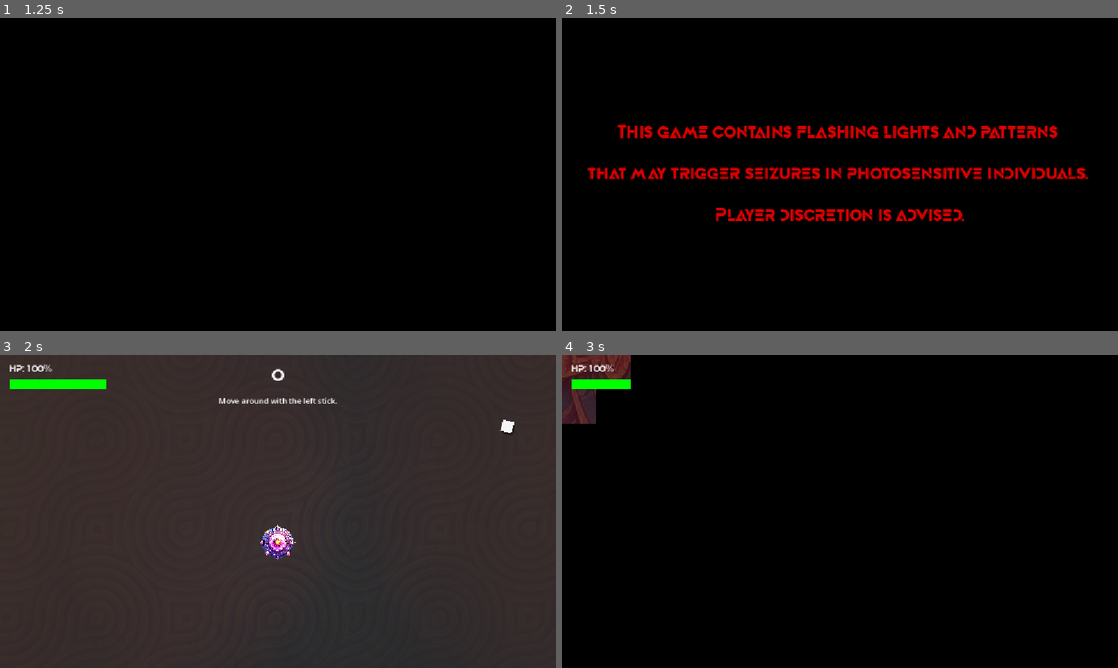
Above: before the commit, frames 1-4 (two rows, left to right).
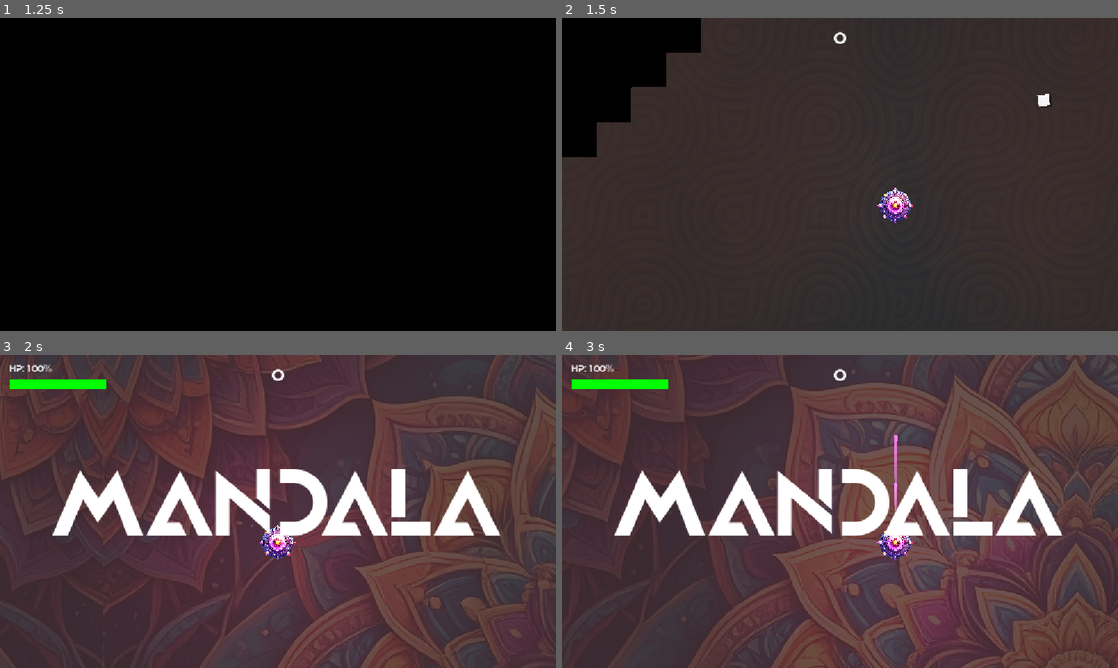
Above: after the commit, the same moments.

Repository: howardkam/Blockade
Game: Godot game, scene res://title.tscn
The game is run twice, just before and just after one commit, with the same random seed, the same clock (stepped at 60 frames per second) and the same inputs. Sound files missing from this copy of the repository are replaced by a short silence.
Inputs:
- Up to frame 1 (1.25 s): tap Enter (start) at 0.5 s; hold D (right) from 0.53 s (still down); hold Enter (start) from 0.53 s (still down)
- Up to frame 2 (1.5 s): release D (right) at 1.28 s; release Enter (start) at 1.28 s; hold S (down) from 1.28 s (still down); tap Keypad Enter at 1.35 s
- Up to frame 3 (2 s): keep holding S (down)
- Up to frame 4 (3 s): release S (down) at 2.03 s; hold D (right) 2.03-2.78 s; hold Enter (start) 2.03-2.78 s; hold I (shootup) from 2.78 s (still down); tap Keypad Enter at 2.85 s

Frame 1 is identical in both runs. In frame 2, 93% of the frame differs, in the area x 0-100%, y 0-100%; in frame 3, 51%; in frame 4, 99%.

Commit message:
UI changes

Diff:
--- a/title.gd
+++ b/title.gd
@@ -4,7 +4,7 @@
 
 @export var animation_duration: float = 4.0
 @export var auto_transition_time: float = 6.0
-@export_file("*.tscn") var next_scene: String = "res://title_2.tscn"
+@export_file("*.tscn") var next_scene: String = "res://tutorial.tscn"
 
 var has_transitioned: bool = false
 
--- a/title_2.gd
+++ b/title_2.gd
@@ -1,6 +1,4 @@
 extends Node2D
-
-@onready var label: Label = $CanvasLayer/CenterContainer/Label
 
 @export var auto_transition_time: float = 10.0
 @export_file("*.tscn") var next_scene: String = "res://tutorial.tscn"
--- a/title_2.tscn
+++ b/title_2.tscn
@@ -1,39 +1,101 @@
 [gd_scene format=3 uid="uid://k2cyewybyv7q"]
 
 [ext_resource type="Script" uid="uid://cjt2rwe7wdmss" path="res://title_2.gd" id="1_4jmse"]
-[ext_resource type="FontFile" uid="uid://cpglhhyirxx6b" path="res://Assets/movement/Movement.ttf" id="2_i0obi"]
+[ext_resource type="Texture2D" uid="uid://y426vrahnuqm" path="res://Assets/CML-logo.png" id="2_i0obi"]
+[ext_resource type="FontFile" uid="uid://cpglhhyirxx6b" path="res://Assets/movement/Movement.ttf" id="3_5q3wh"]
+
+[sub_resource type="Gradient" id="Gradient_glow"]
+offsets = PackedFloat32Array(0.07471264, 1)
+colors = PackedColorArray(1, 0.22352941, 0, 0.8, 1, 1, 1, 0)
+
+[sub_resource type="GradientTexture2D" id="GradientTexture2D_glow"]
+gradient = SubResource("Gradient_glow")
+width = 512
+height = 512
+fill = 1
+fill_from = Vector2(0.5, 0.5)
+fill_to = Vector2(0.5, 0)
 
 [node name="title2" type="Node2D" unique_id=1285590558]
 script = ExtResource("1_4jmse")
 
 [node name="CanvasLayer" type="CanvasLayer" parent="." unique_id=1582421150]
 
-[node name="CenterContainer" type="CenterContainer" parent="CanvasLayer" unique_id=543211234]
+[node name="Control" type="Control" parent="CanvasLayer" unique_id=739372902]
+layout_mode = 3
 anchors_preset = 15
 anchor_right = 1.0
 anchor_bottom = 1.0
 grow_horizontal = 2
 grow_vertical = 2
 
-[node name="Label" type="Label" parent="CanvasLayer/CenterContainer" unique_id=1967395472]
+[node name="VBoxContainer" type="VBoxContainer" parent="CanvasLayer/Control" unique_id=2108382207]
+layout_mode = 1
+anchors_preset = 8
+anchor_left = 0.5
+anchor_top = 0.5
+anchor_right = 0.5
+anchor_bottom = 0.5
+offset_left = -300.0
+offset_top = -250.0
+offset_right = 300.0
+offset_bottom = 250.0
+grow_horizontal = 2
+grow_vertical = 2
+theme_override_constants/separation = 20
+alignment = 1
+
+[node name="Label" type="Label" parent="CanvasLayer/Control/VBoxContainer" unique_id=330507161]
 layout_mode = 2
-theme_override_colors/font_color = Color(1, 0, 0, 1)
-theme_override_fonts/font = ExtResource("2_i0obi")
-theme_override_font_sizes/font_size = 40
-text = "This game contains flashing lights and patterns
-
-that may trigger seizures in photosensitive individuals.
-
-Player discretion is advised."
+theme_override_colors/font_color = Color(1, 0.21568628, 0.015686275, 1)
+theme_override_fonts/font = ExtResource("3_5q3wh")
+theme_override_font_sizes/font_size = 33
+text = "IN PARTNERSHIP WITH
+ROOSEVELT HIGH SCHOOL
+CREATIVE MEDIA LAB"
 horizontal_alignment = 1
 vertical_alignment = 1
-metadata/_edit_use_anchors_ = true
 
-[node name="Background" type="ColorRect" parent="CanvasLayer" unique_id=872094729]
-z_index = -1
-anchors_preset = 15
-anchor_right = 1.0
-anchor_bottom = 1.0
+[node name="LogoContainer" type="Control" parent="CanvasLayer/Control/VBoxContainer" unique_id=1163788506]
+custom_minimum_size = Vector2(0, 300)
+layout_mode = 2
+
+[node name="Glow" type="TextureRect" parent="CanvasLayer/Control/VBoxContainer/LogoContainer" unique_id=377069957]
+layout_mode = 1
+anchors_preset = 8
+anchor_left = 0.5
+anchor_top = 0.5
+anchor_right = 0.5
+anchor_bottom = 0.5
+offset_left = -256.0
+offset_top = -256.0
+offset_right = 256.0
+offset_bottom = 256.0
 grow_horizontal = 2
 grow_vertical = 2
+texture = SubResource("GradientTexture2D_glow")
+expand_mode = 1
+
+[node name="CmlLogo" type="TextureRect" parent="CanvasLayer/Control/VBoxContainer/LogoContainer" unique_id=1913093658]
+layout_mode = 1
+anchors_preset = 8
+anchor_left = 0.5
+anchor_top = 0.5
+anchor_right = 0.5
+anchor_bottom = 0.5
+offset_left = -150.0
+offset_top = -150.0
+offset_right = 150.0
+offset_bottom = 150.0
+grow_horizontal = 2
+grow_vertical = 2
+texture = ExtResource("2_i0obi")
+expand_mode = 1
+stretch_mode = 5
+
+[node name="ColorRect" type="ColorRect" parent="." unique_id=621719693]
+offset_left = -296.0
+offset_top = -152.0
+offset_right = 1536.0
+offset_bottom = 784.0
 color = Color(0, 0, 0, 1)
--- a/world_1.gd
+++ b/world_1.gd
@@ -24,7 +24,7 @@
 @onready var level_intro_label: Label = $WinUI/LevelIntroLabel
 
 @export_group("Intro Settings")
-@export var intro_display_time: float = 1.0
+@export var intro_display_time: float = 2.0
 
 @export_group("Batch Controls")
 @export var total_batches: int = 20      # Total number of batches to release
--- a/world_1.tscn
+++ b/world_1.tscn
@@ -17,13 +17,13 @@
 offset_top = -5333.0
 offset_right = 4945.0
 offset_bottom = 4936.0
-color = Color(0.23529412, 0, 0.019607844, 0.7372549)
+color = Color(0.23529412, 0, 0.019607844, 0.37254903)
 
 [node name="player" parent="." unique_id=16646871 instance=ExtResource("1_e5alk")]
 position = Vector2(0, 8)
 
 [node name="TextureRect" type="TextureRect" parent="." unique_id=1051372587]
-modulate = Color(1, 1, 1, 0.21960784)
+modulate = Color(1, 1, 1, 0.16078432)
 z_index = -1
 texture_repeat = 2
 offset_left = -4970.0
--- a/world_2.gd
+++ b/world_2.gd
@@ -24,7 +24,7 @@
 @onready var level_intro_label: Label = $WinUI/LevelIntroLabel
 
 @export_group("Intro Settings")
-@export var intro_display_time: float = 1.0
+@export var intro_display_time: float = 2.0
 
 @export_group("Batch Controls")
 @export var total_batches: int = 30      # Total number of batches to release
--- a/world_2.tscn
+++ b/world_2.tscn
@@ -2,7 +2,7 @@
 
 [ext_resource type="Script" uid="uid://xdhko5kcieis" path="res://world_2.gd" id="1_fu0tf"]
 [ext_resource type="PackedScene" uid="uid://csyb3jak12esm" path="res://player.tscn" id="2_mv2s0"]
-[ext_resource type="Texture2D" uid="uid://cyo0aqvyifyj4" path="res://Assets/background-sumi1.jpg" id="3_fu0tf"]
+[ext_resource type="Texture2D" uid="uid://j6olqx3rlp47" path="res://Assets/background-sumie.jpg" id="3_fu0tf"]
 [ext_resource type="AudioStream" uid="uid://cpcukr5prcfdd" path="res://Assets/musictrack2.wav" id="4_mv2s0"]
 [ext_resource type="FontFile" uid="uid://cpglhhyirxx6b" path="res://Assets/movement/Movement.ttf" id="5_mv2s0"]
 
--- a/world_3.gd
+++ b/world_3.gd
@@ -24,7 +24,7 @@
 @onready var level_intro_label: Label = $WinUI/LevelIntroLabel
 
 @export_group("Intro Settings")
-@export var intro_display_time: float = 1.0
+@export var intro_display_time: float = 2.0
 
 @export_group("Batch Controls")
 @export var total_batches: int = 40      # Total number of batches to release
Binary file added: Assets/CML-logo.png
Not shown, added: Assets/CML-logo.png.import
Binary file added: Assets/studiokam.png
Not shown, added: Assets/studiokam.png.import
